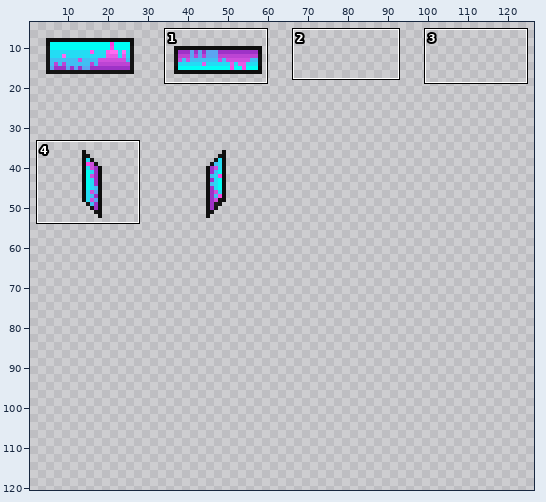
Sprite sheet -- Resources/Textures/_NF/Structures/Machines/computers.rsi/contraband.png. Above, an overview of the earlier version with the close-up marked.
Close-up. Before:
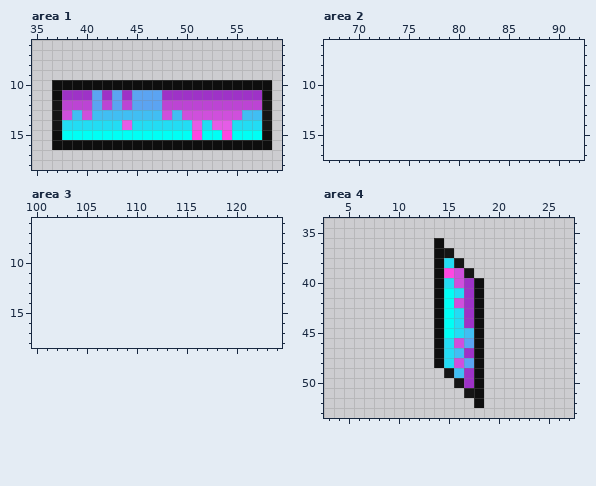
The file is 64x64 pixels. Colours within 5 levels of each other are drawn and written as one. Shown: area 1: x 35..59, y 6..18; area 2: x 67..92, y 6..17; area 3: x 100..124, y 6..18; area 4: x 3..27, y 34..53. The old version is drawn lined up with the new one, on the new canvas. The wide view leaves out empty margins. The commit also changed other parts of the picture, which this record leaves out.
The result:
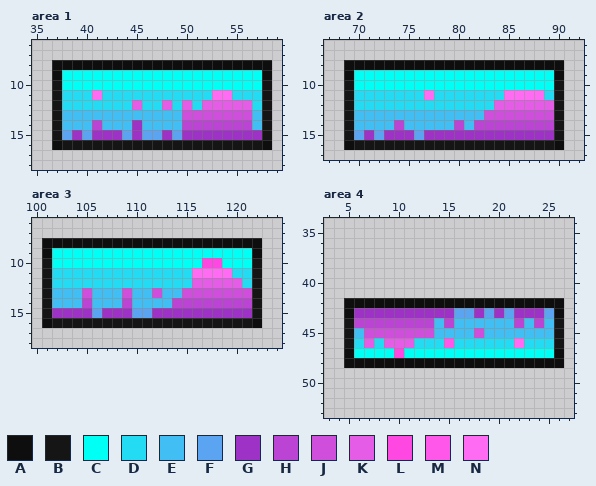
Palette (. is transparent): A #0e0e0e  B #151515  C #00fff5  D #23dcf4  E #41bef3  F #5ba4f2  G #9e32c7  H #bc44d4  J #cf4fdc  K #e55ce6  L #ff47e2  M #ff57e9  N #ff6bf2
Diff:
canvas 64x64 -> 128x128
Area 1:
y 8: x 37..58 ...................... -> AAAAAAAAAAAAAAAAAAAAAA
y 9: x 37..58 ...................... -> ACCCCCCCCCCCCCCCCCCCCA
y 10: x 37..58 AAAAAAAAAAAAAAAAAAAAAA -> BCCCCCCCCCCCCCCCCCCCCB
y 11: x 37..58 AGGGFGFGFFFGGGGGGGGGGA -> BDDDNDDDDDDDDDDDNNDDDB
y 12: x 38..57 HHHFHFHFFFHHHHHHHHHH -> DDDDDDDKDDKDKDKKKKKD
y 13: x 38 J -> E; x 40 J -> E; x 48 J -> E; x 56 E -> J
y 14: x 38..57 DDDDDDKDDDDDDKDKKDDD -> EEEHEEEGEEEEHHHHHHHE
y 15: x 37..58 ACCCCCCCCCCCCCLCCLCCCA -> BFGFGGGFGFFGFGGGGGGGGB
y 16: x 38..57 AAAAAAAAAAAAAAAAAAAA -> BBBBBBBBBBBBBBBBBBBB
Area 2:
y 8: x 69..90 ...................... -> AAAAAAAAAAAAAAAAAAAAAA
y 9: x 69..90 ...................... -> ACCCCCCCCCCCCCCCCCCCCA
y 10: x 69..90 ...................... -> BCCCCCCCCCCCCCCCCCCCCB
y 11: x 69..90 ...................... -> BDDDDDDDNDDDDDDDNNNNDB
y 12: x 69..90 ...................... -> BDDDDDDDDDDDDDDKKKKKKB
y 13: x 69..90 ...................... -> BEEEEEEEEEEEEEJJJJJJJB
y 14: x 69..90 ...................... -> BEEEEHEEEEEHEHHHHHHHHB
y 15: x 69..90 ...................... -> BFGFGGGFGGGGGGGGGGGGGB
y 16: x 69..90 ...................... -> ABBBBBBBBBBBBBBBBBBBBA
Area 3:
y 8: x 101..122 ...................... -> AAAAAAAAAAAAAAAAAAAAAA
y 9: x 101..122 ...................... -> ACCCCCCCCCCCCCCCCCCCCA
y 10: x 101..122 ...................... -> BCCCCCCCCCCCCCCCLLCCCB
y 11: x 101..122 ...................... -> BDDDDDDDDDDDDDDNNNNDDB
y 12: x 101..122 ...................... -> BDDDDDDDDDDDDDDKKKKKDB
y 13: x 101..122 ...................... -> BEEEJEEEJEEJEEJJJJJJJB
y 14: x 101..122 ...................... -> BEEEHEEEHEEEEHHHHHHHHB
y 15: x 101..122 ...................... -> BGGGGFGGGFFGGGGGGGGGGB
y 16: x 101..122 ...................... -> ABBBBBBBBBBBBBBBBBBBBA
Area 4:
y 36: x 14 A -> .
y 37: x 14..15 AB -> ..
y 38: x 14..16 ADB -> ...
y 39: x 14..17 ALJB -> ....
y 40: x 14..18 ADJGA -> .....
y 41: x 14..18 ACDGA -> .....
y 42: x 5..13 ......... -> AAAAAAAAA; x 15..17 CJG -> AAA; x 19..26 ........ -> AAAAAAAA
y 43: x 5..26 .........ACDGA........ -> AGGGGGGGGGGFFGFGFGGGFA
y 44: x 5..26 .........ACDGA........ -> BHHHHHHHHEHEEEEEEHEHEB
y 45: x 5..16 .........ACD -> BEJJJJJJJEEE; x 18..26 A........ -> JEEEEEEEB
y 46: x 5..26 .........ADJFA........ -> BDKDKKKDDDMDDDDDDNDDDB
y 47: x 5..26 .........ADEGA........ -> ACCCCLCCCCCCCCCCCCCCCA
y 48: x 5..13 ......... -> AAAAAAAAA; x 15..17 DJF -> AAA; x 19..26 ........ -> AAAAAAAA
y 49: x 15..18 BEGA -> ....
y 50: x 16..18 BGA -> ...
y 51: x 17..18 BA -> ..
y 52: x 18 A -> .
Changed places in both close-ups, as pixel boxes (x1, y1, x2, y2):
changed: (52, 60, 272, 150)
added: (344, 60, 564, 150)
added: (42, 238, 262, 328)
changed: (344, 238, 564, 408)
